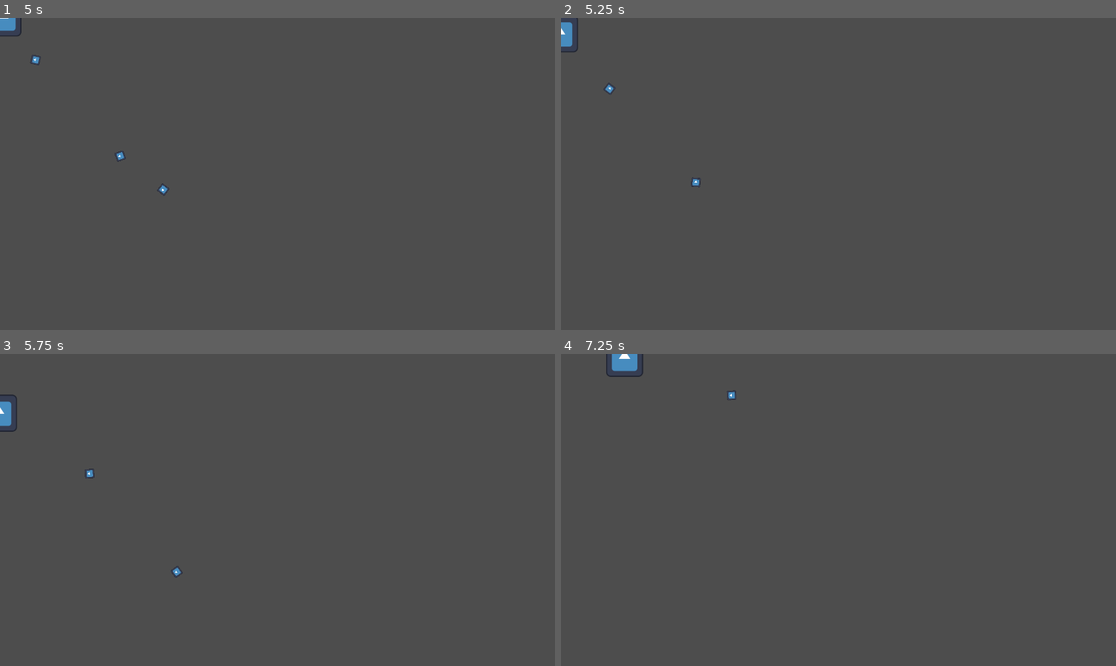
Above: before the commit, frames 1-4 (two rows, left to right).
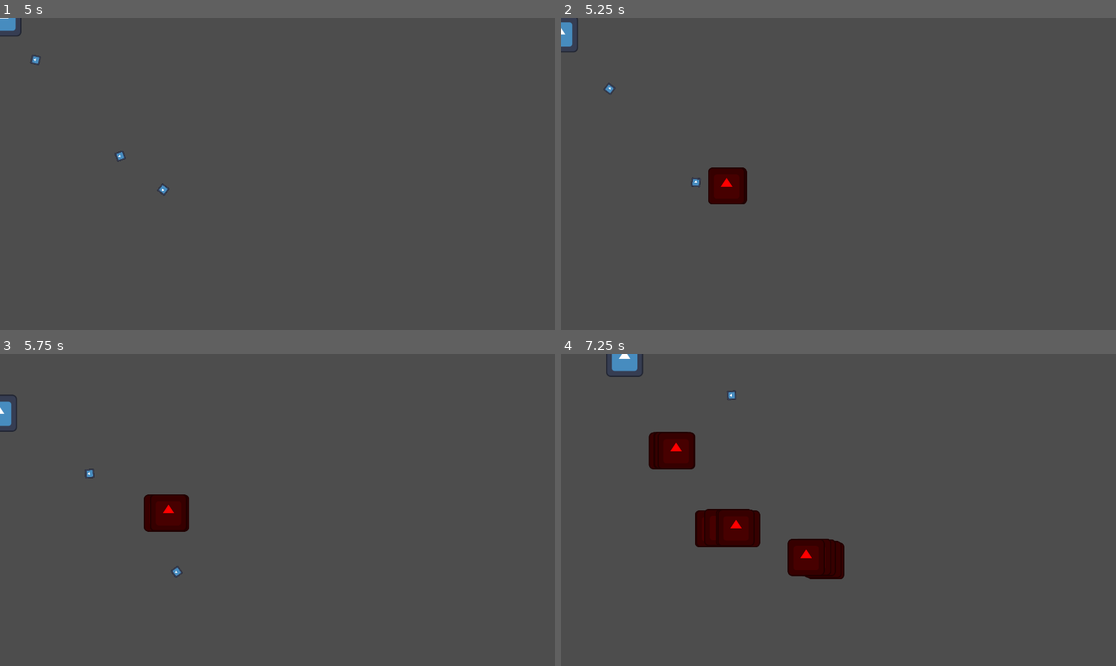
Above: after the commit, the same moments.

Repository: Edgarra1619/42gamejam
Game: Godot game, scene res://scenes/player.tscn
Two runs of this game, one before a commit and one after it. Both use one fixed random seed, a clock stepped at 60 frames per second and the inputs below. The project has no main scene, so this scene is started directly. The engine's default icon, where the game draws it, is replaced by a stand-in: a white triangle on a blue panel in a dark square.
Inputs (mouse positions are in pixels of both pictures, inside the frame that each line leads up to):
- Up to frame 1 (5 s): tap Enter at 0.5 s; move the mouse to (399, 158) at 0.52 s; hold D (move_right) 0.53-1.28 s; tap Space (dash) at 0.6, 2.1, 3.6 s; move the mouse to (166, 189) at 1.27 s; hold S (move_down) 1.28-2.03 s; click (166, 189) at 1.35 s; move the mouse to (333, 105) at 2.02 s; hold D (move_right) 2.03-2.78 s; move the mouse to (249, 236) at 2.77 s; hold W (move_up) 2.78-3.53 s; click (249, 236) at 2.85 s; move the mouse to (444, 220) at 3.52 s; hold A (move_left) from 3.53 s (still down); move the mouse to (111, 127) at 4.27 s; click (111, 127) at 4.35 s
- Up to frame 2 (5.25 s): move the mouse to (866, 174) at 5.02 s; release A (move_left) at 5.03 s; hold S (move_down) from 5.03 s (still down); tap Space (dash) at 5.1 s
- Up to frame 3 (5.75 s): keep holding S (move_down)
- Up to frame 4 (7.25 s): move the mouse to (755, 432) at 5.77 s; release S (move_down) at 5.78 s; hold D (move_right) 5.78-6.53 s; click (755, 432) at 5.85 s; move the mouse to (960, 494) at 6.52 s; hold W (move_up) from 6.53 s (still down); tap Space (dash) at 6.6 s

Frame 1 is identical in both runs. In frame 2, 0.8% of the frame differs, in the area x 26-34%, y 47-60%; in frame 3, 1.0%; in frame 4, 3.7%, in the area x 15-52%, y 24-73%.
Error in both runs: Attempt to call function 'is_stopped' in base 'null instance' on a null instance. (res://scripts/player.gd:27)

Commit message:
added simple potion particles

Diff:
--- a/project.godot
+++ b/project.godot
@@ -19,6 +19,10 @@
 window/size/viewport_width=1920
 window/size/viewport_height=1080
 window/vsync/vsync_mode=0
+
+[gui]
+
+common/swap_cancel_ok=true
 
 [input]
 
--- a/scenes/potion.tscn
+++ b/scenes/potion.tscn
@@ -1,10 +1,18 @@
-[gd_scene load_steps=4 format=3 uid="uid://vuqgeva383kk"]
+[gd_scene load_steps=5 format=3 uid="uid://vuqgeva383kk"]
 
 [ext_resource type="Script" uid="uid://dr8gfrlpim6n4" path="res://scripts/potion.gd" id="1_le10y"]
 [ext_resource type="Texture2D" uid="uid://cv6fbkctp6lfs" path="res://icon.svg" id="1_ym5ma"]
 
 [sub_resource type="RectangleShape2D" id="RectangleShape2D_le10y"]
 size = Vector2(32, 32)
+
+[sub_resource type="ParticleProcessMaterial" id="ParticleProcessMaterial_le10y"]
+particle_flag_disable_z = true
+direction = Vector3(0, -1, 0)
+spread = 23.313
+initial_velocity_min = 103.45
+initial_velocity_max = 103.45
+gravity = Vector3(0, 98, 0)
 
 [node name="Potion" type="Area2D"]
 collision_layer = 0
@@ -18,4 +26,13 @@
 [node name="CollisionShape2D" type="CollisionShape2D" parent="."]
 shape = SubResource("RectangleShape2D_le10y")
 
+[node name="GPUParticles2D" type="GPUParticles2D" parent="."]
+modulate = Color(1, 0, 0, 1)
+emitting = false
+texture = ExtResource("1_ym5ma")
+lifetime = 2.36
+one_shot = true
+explosiveness = 1.0
+process_material = SubResource("ParticleProcessMaterial_le10y")
+
 [connection signal="body_entered" from="." to="." method="_on_body_entered"]
--- a/scripts/potion.gd
+++ b/scripts/potion.gd
@@ -6,6 +6,7 @@
 
 static var potion : PackedScene = preload("res://scenes/potion.tscn")
 
+@onready var dest_clock: Timer = Timer.new()
 var target_position : Vector2
 
 static func new_potion(pos : Vector2) -> Potion:
@@ -13,8 +14,11 @@
 	newpot.target_position = pos
 	return newpot
 
+
+
 func _process(delta: float) -> void:
-	rotate(delta * ROTATION_SPEED)
+	if (dest_clock.is_stopped()):
+		rotate(delta * ROTATION_SPEED)
 
 func _physics_process(delta: float) -> void:
 	global_position = global_position.move_toward(target_position, delta * MAX_SPEED)
@@ -22,7 +26,14 @@
 		_explode();
 
 func _explode() -> void:
-	queue_free()
+	rotation = 0
+	dest_clock.wait_time = 5
+	$GPUParticles2D.emitting = true
+	$Sprite2D.hide()
+	dest_clock.timeout.connect(func ():
+		queue_free()
+	)
+	dest_clock.start()
 
 func _on_body_entered(_body:Node2D) -> void:
 	_explode()
